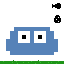
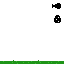
Layered file, before and after one edit (64x64). Changes by layer:
hid "icon" over (6, 27, 58, 55)
